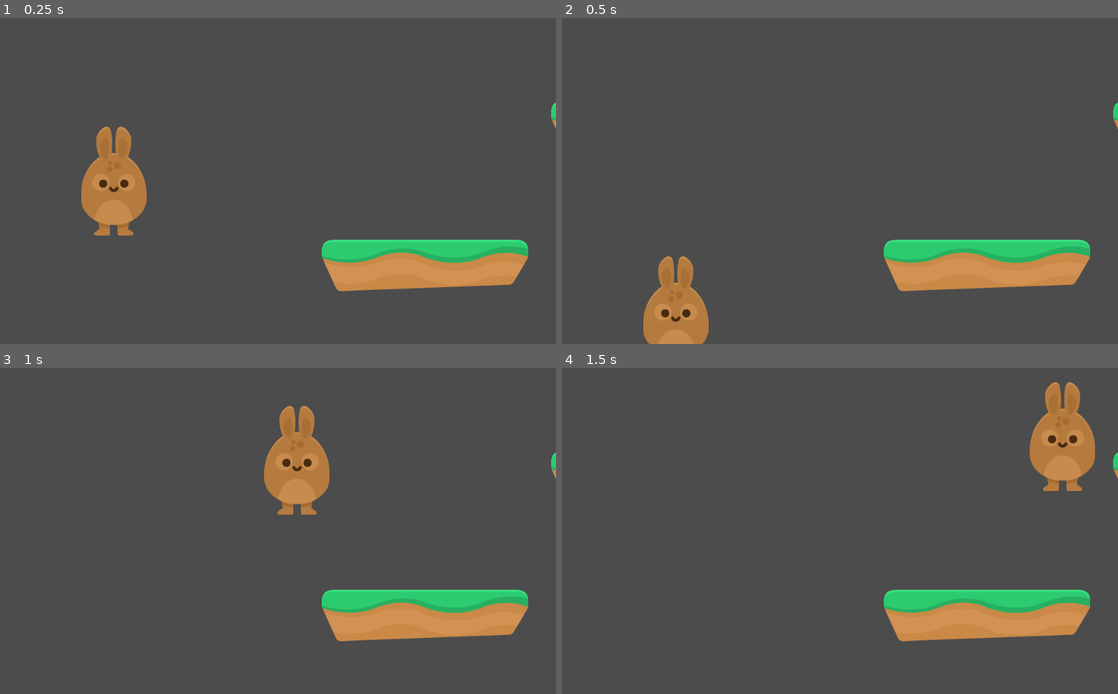
Above: before the commit, frames 1-4 (two rows, left to right).
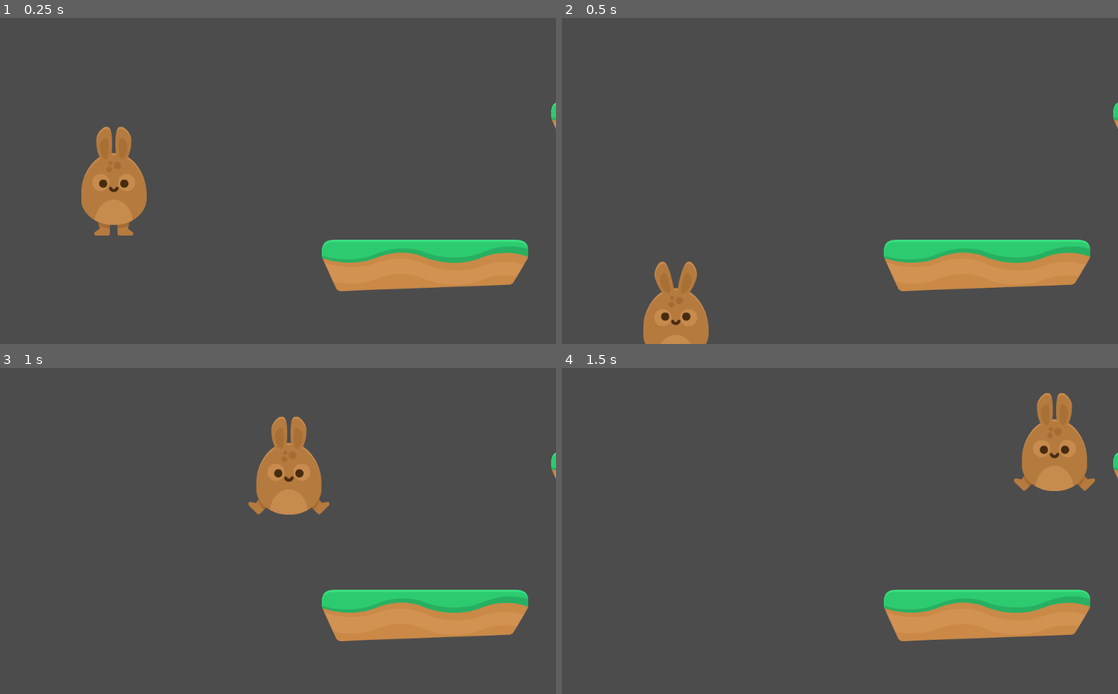
Above: after the commit, the same moments.

Repository: keyWorlds/hoppyDays
Game: Godot game, scene res://scenes/world.tscn
Same seed, same stepped clock (60 frames per second), same inputs: the game is played once before the commit and once after it. This scene is started directly instead of the project's main scene.
Inputs:
- Up to frame 1 (0.25 s): no input
- Up to frame 2 (0.5 s): no input
- Up to frame 3 (1 s): hold Right (right) from 0.53 s (still down); hold Up (up) from 0.53 s (still down)
- Up to frame 4 (1.5 s): keep holding Right (right); release Up (up) at 1.28 s; tap Up (up) at 1.35 s

Frame 1 is identical in both runs. In frame 2, 0.5% of the frame differs, in the area x 14-27%, y 72-100%; in frame 3, 1.6%; in frame 4, 1.6%, in the area x 81-96%, y 4-38%.
Error before the commit: Parse Error: The function signature doesn't match the parent. Parent signature is: "void update()". (res://Scripts/Animation.gd:3)
Error after the commit: Invalid call. Nonexistent function 'play' in base 'Nil'. (res://Scripts/Player.gd:42)

Commit message:
update v3.1

Diff:
--- a/project/Scripts/Animation.gd
+++ b/project/Scripts/Animation.gd
@@ -1,7 +1,6 @@
 extends AnimatedSprite
 
-func update(movement):
-
+func update_animatedSprite(movement):
 	# horizontal movement
 	if movement.x < 0:
 		flip_h = false
--- a/project/Scripts/Player.gd
+++ b/project/Scripts/Player.gd
@@ -24,9 +24,10 @@
 	fall(delta)
 	jump()
 	move_and_slide(movement, UP)
+	pass
 
 func update_animation(movement):
-	$AnimatedSprite.update(movement)
+	$AnimatedSprite.update_animatedSprite(movement)
 
 func run():
 	movement.x = 0
--- a/project/default_env.tres
+++ b/project/default_env.tres
@@ -1,100 +1,14 @@
 [gd_resource type="Environment" load_steps=2 format=2]
 
 [sub_resource type="ProceduralSky" id=1]
-
-radiance_size = 4
 sky_top_color = Color( 0.0470588, 0.454902, 0.976471, 1 )
 sky_horizon_color = Color( 0.556863, 0.823529, 0.909804, 1 )
 sky_curve = 0.25
-sky_energy = 1.0
 ground_bottom_color = Color( 0.101961, 0.145098, 0.188235, 1 )
 ground_horizon_color = Color( 0.482353, 0.788235, 0.952941, 1 )
 ground_curve = 0.01
-ground_energy = 1.0
-sun_color = Color( 1, 1, 1, 1 )
-sun_latitude = 35.0
-sun_longitude = 0.0
-sun_angle_min = 1.0
-sun_angle_max = 100.0
-sun_curve = 0.05
 sun_energy = 16.0
-texture_size = 2
 
 [resource]
-
 background_mode = 2
 background_sky = SubResource( 1 )
-background_sky_custom_fov = 0.0
-background_color = Color( 0, 0, 0, 1 )
-background_energy = 1.0
-background_canvas_max_layer = 0
-ambient_light_color = Color( 0, 0, 0, 1 )
-ambient_light_energy = 1.0
-ambient_light_sky_contribution = 1.0
-fog_enabled = false
-fog_color = Color( 0.5, 0.6, 0.7, 1 )
-fog_sun_color = Color( 1, 0.9, 0.7, 1 )
-fog_sun_amount = 0.0
-fog_depth_enabled = true
-fog_depth_begin = 10.0
-fog_depth_curve = 1.0
-fog_transmit_enabled = false
-fog_transmit_curve = 1.0
-fog_height_enabled = false
-fog_height_min = 0.0
-fog_height_max = 100.0
-fog_height_curve = 1.0
-tonemap_mode = 0
-tonemap_exposure = 1.0
-tonemap_white = 1.0
-auto_exposure_enabled = false
-auto_exposure_scale = 0.4
-auto_exposure_min_luma = 0.05
-auto_exposure_max_luma = 8.0
-auto_exposure_speed = 0.5
-ss_reflections_enabled = false
-ss_reflections_max_steps = 64
-ss_reflections_fade_in = 0.15
-ss_reflections_fade_out = 2.0
-ss_reflections_depth_tolerance = 0.2
-ss_reflections_roughness = true
-ssao_enabled = false
-ssao_radius = 1.0
-ssao_intensity = 1.0
-ssao_radius2 = 0.0
-ssao_intensity2 = 1.0
-ssao_bias = 0.01
-ssao_light_affect = 0.0
-ssao_color = Color( 0, 0, 0, 1 )
-ssao_quality = 0
-ssao_blur = 3
-ssao_edge_sharpness = 4.0
-dof_blur_far_enabled = false
-dof_blur_far_distance = 10.0
-dof_blur_far_transition = 5.0
-dof_blur_far_amount = 0.1
-dof_blur_far_quality = 1
-dof_blur_near_enabled = false
-dof_blur_near_distance = 2.0
-dof_blur_near_transition = 1.0
-dof_blur_near_amount = 0.1
-dof_blur_near_quality = 1
-glow_enabled = false
-glow_levels/1 = false
-glow_levels/2 = false
-glow_levels/3 = true
-glow_levels/4 = false
-glow_levels/5 = true
-glow_levels/6 = false
-glow_levels/7 = false
-glow_intensity = 0.8
-glow_strength = 1.0
-glow_bloom = 0.0
-glow_blend_mode = 2
-glow_hdr_threshold = 1.0
-glow_hdr_scale = 2.0
-glow_bicubic_upscale = false
-adjustment_enabled = false
-adjustment_brightness = 1.0
-adjustment_contrast = 1.0
-adjustment_saturation = 1.0
--- a/project/project.godot
+++ b/project/project.godot
@@ -6,7 +6,12 @@
 ;   [section] ; section goes between []
 ;   param=value ; assign values to parameters
 
-config_version=3
+config_version=4
+
+_global_script_classes=[  ]
+_global_script_class_icons={
+
+}
 
 [application]
 
@@ -25,12 +30,21 @@
 
 [input]
 
-up=[ Object(InputEventKey,"resource_local_to_scene":false,"resource_name":"","device":0,"alt":false,"shift":false,"control":false,"meta":false,"command":false,"pressed":false,"scancode":16777232,"unicode":0,"echo":false,"script":null)
+up={
+"deadzone": 0.5,
+"events": [ Object(InputEventKey,"resource_local_to_scene":false,"resource_name":"","device":0,"alt":false,"shift":false,"control":false,"meta":false,"command":false,"pressed":false,"scancode":16777232,"unicode":0,"echo":false,"script":null)
  ]
-left=[ Object(InputEventKey,"resource_local_to_scene":false,"resource_name":"","device":0,"alt":false,"shift":false,"control":false,"meta":false,"command":false,"pressed":false,"scancode":16777231,"unicode":0,"echo":false,"script":null)
+}
+left={
+"deadzone": 0.5,
+"events": [ Object(InputEventKey,"resource_local_to_scene":false,"resource_name":"","device":0,"alt":false,"shift":false,"control":false,"meta":false,"command":false,"pressed":false,"scancode":16777231,"unicode":0,"echo":false,"script":null)
  ]
-right=[ Object(InputEventKey,"resource_local_to_scene":false,"resource_name":"","device":0,"alt":false,"shift":false,"control":false,"meta":false,"command":false,"pressed":false,"scancode":16777233,"unicode":0,"echo":false,"script":null)
+}
+right={
+"deadzone": 0.5,
+"events": [ Object(InputEventKey,"resource_local_to_scene":false,"resource_name":"","device":0,"alt":false,"shift":false,"control":false,"meta":false,"command":false,"pressed":false,"scancode":16777233,"unicode":0,"echo":false,"script":null)
  ]
+}
 
 [layer_names]
 
--- a/project/scenes/Level1.tscn
+++ b/project/scenes/Level1.tscn
@@ -14,152 +14,94 @@
 [ext_resource path="res://Scripts/JumpSFX.gd" type="Script" id=12]
 [ext_resource path="res://Scenes/Portal.tscn" type="PackedScene" id=13]
 
-[node name="Level1" type="Node2D" index="0"]
-
+[node name="Level1" type="Node2D"]
 position = Vector2( 49.7422, 81.3964 )
 script = ExtResource( 1 )
-initial_life_points = 5
-coin_target = 3
 
-[node name="TileMap" type="TileMap" parent="." index="0"]
-
+[node name="TileMap" type="TileMap" parent="."]
 position = Vector2( -1.14441e-005, -3.8147e-005 )
-mode = 0
 tile_set = ExtResource( 2 )
-cell_size = Vector2( 64, 64 )
-cell_quadrant_size = 16
-cell_custom_transform = Transform2D( 1, 0, 0, 1, 0, 0 )
-cell_half_offset = 2
-cell_tile_origin = 0
-cell_y_sort = false
-cell_clip_uv = false
-collision_use_kinematic = false
-collision_friction = 1.0
-collision_bounce = 0.0
-collision_layer = 1
-collision_mask = 1
-occluder_light_mask = 1
 format = 1
 tile_data = PoolIntArray( 327695, 3, 0, 393217, 5, 0, 589832, 3, 0, 589847, 5, 0, 851998, 3, 0, 1114135, 5, 0, 1114168, 5, 0, 1179652, 5, 0, 1310770, 5, 0, 1441811, 5, 0, 1507338, 5, 0, 1703938, 3, 0, 1703986, 3, 0, 1900583, 3, 0, 1966092, 3, 0, 1966108, 5, 0, 2162707, 3, 0, 2162721, 5, 0 )
 
-[node name="Player" parent="." index="1" instance=ExtResource( 3 )]
-
+[node name="Player" parent="." instance=ExtResource( 3 )]
 position = Vector2( 187.857, 280.572 )
 
-[node name="Camera2D" parent="Player" index="2" instance=ExtResource( 4 )]
-
+[node name="Camera2D" parent="Player" instance=ExtResource( 4 )]
 position = Vector2( 4.98291, 32.8394 )
 limit_left = 0
 limit_bottom = 3000
 smoothing_enabled = true
-_sections_unfolded = [ "Limit", "Offset", "Smoothing" ]
 
-[node name="GUI" parent="Player/Camera2D" index="1" instance=ExtResource( 5 )]
+[node name="GUI" parent="Player/Camera2D" instance=ExtResource( 5 )]
 
-[node name="SpikesContainer" type="Node2D" parent="." index="2"]
+[node name="SpikesContainer" type="Node2D" parent="."]
 
-[node name="Spikes" parent="SpikesContainer" index="0" instance=ExtResource( 6 )]
-
+[node name="Spikes" parent="SpikesContainer" instance=ExtResource( 6 )]
 position = Vector2( 693.515, 548.258 )
 
-[node name="Spikes2" parent="SpikesContainer" index="1" instance=ExtResource( 6 )]
-
+[node name="Spikes2" parent="SpikesContainer" instance=ExtResource( 6 )]
 position = Vector2( 2173.19, 803.468 )
 
-[node name="Spikes3" parent="SpikesContainer" index="2" instance=ExtResource( 6 )]
-
+[node name="Spikes3" parent="SpikesContainer" instance=ExtResource( 6 )]
 position = Vector2( 1513.46, 2081.58 )
 
-[node name="Spikes4" parent="SpikesContainer" index="3" instance=ExtResource( 6 )]
-
+[node name="Spikes4" parent="SpikesContainer" instance=ExtResource( 6 )]
 position = Vector2( 208.911, 1635.86 )
 
-[node name="Coins" type="Node2D" parent="." index="3"]
+[node name="Coins" type="Node2D" parent="."]
 
-[node name="Coin" parent="Coins" index="0" instance=ExtResource( 7 )]
-
+[node name="Coin" parent="Coins" instance=ExtResource( 7 )]
 position = Vector2( 1208.3, 162.776 )
 
-[node name="Coin5" parent="Coins" index="1" instance=ExtResource( 7 )]
-
+[node name="Coin5" parent="Coins" instance=ExtResource( 7 )]
 position = Vector2( 1547.64, 499.649 )
 frame = 4
 
-[node name="Coin6" parent="Coins" index="2" instance=ExtResource( 7 )]
-
+[node name="Coin6" parent="Coins" instance=ExtResource( 7 )]
 position = Vector2( 360.8, 1061.47 )
 frame = 4
 
-[node name="Coin7" parent="Coins" index="3" instance=ExtResource( 7 )]
-
+[node name="Coin7" parent="Coins" instance=ExtResource( 7 )]
 position = Vector2( 1105.21, 106.377 )
 frame = 4
 
-[node name="Coin3" parent="Coins" index="4" instance=ExtResource( 7 )]
-
+[node name="Coin3" parent="Coins" instance=ExtResource( 7 )]
 position = Vector2( 2733.74, 1790.27 )
 frame = 4
 
-[node name="Coin4" parent="Coins" index="5" instance=ExtResource( 7 )]
-
+[node name="Coin4" parent="Coins" instance=ExtResource( 7 )]
 position = Vector2( 2607.39, 1775.83 )
 frame = 4
 
-[node name="Coin8" parent="Coins" index="6" instance=ExtResource( 7 )]
-
+[node name="Coin8" parent="Coins" instance=ExtResource( 7 )]
 position = Vector2( 2697.64, 1656.7 )
 frame = 4
 
-[node name="Coin9" parent="Coins" index="7" instance=ExtResource( 7 )]
-
+[node name="Coin9" parent="Coins" instance=ExtResource( 7 )]
 position = Vector2( 1042.65, 252.163 )
 frame = 3
 
-[node name="Coin10" parent="Coins" index="8" instance=ExtResource( 7 )]
-
+[node name="Coin10" parent="Coins" instance=ExtResource( 7 )]
 position = Vector2( 1300.03, 252.163 )
 
-[node name="Sounds" type="Node2D" parent="." index="4"]
-
+[node name="Sounds" type="Node2D" parent="."]
 editor/display_folded = true
 
-[node name="Music" type="AudioStreamPlayer2D" parent="Sounds" index="0"]
+[node name="Music" type="AudioStreamPlayer2D" parent="Sounds"]
+stream = ExtResource( 8 )
+autoplay = true
 
-stream = ExtResource( 8 )
-volume_db = 0.0
-pitch_scale = 1.0
-autoplay = true
-max_distance = 2000.0
-attenuation = 1.0
-bus = "Master"
-area_mask = 1
-
-[node name="HurtSFX" type="AudioStreamPlayer2D" parent="Sounds" index="1"]
-
+[node name="HurtSFX" type="AudioStreamPlayer2D" parent="Sounds"]
 stream = ExtResource( 9 )
 volume_db = -15.0
-pitch_scale = 1.0
-autoplay = false
-max_distance = 2000.0
-attenuation = 1.0
-bus = "Master"
-area_mask = 1
 script = ExtResource( 10 )
 
-[node name="JumpSFX" type="AudioStreamPlayer2D" parent="Sounds" index="2"]
-
+[node name="JumpSFX" type="AudioStreamPlayer2D" parent="Sounds"]
 stream = ExtResource( 11 )
-volume_db = 0.0
-pitch_scale = 1.0
-autoplay = false
-max_distance = 2000.0
-attenuation = 1.0
-bus = "Master"
-area_mask = 1
 script = ExtResource( 12 )
 
-[node name="Portal" parent="." index="5" instance=ExtResource( 13 )]
-
+[node name="Portal" parent="." instance=ExtResource( 13 )]
 position = Vector2( 3688.18, 942.916 )
 
 [connection signal="body_entered" from="Portal" to="." method="_on_Portal_body_entered"]
Not shown, changed: project/Assets/GFX/Background/bg_layer1.png.import
Not shown, changed: project/Assets/GFX/Background/bg_layer2.png.import
Not shown, changed: project/Assets/GFX/Background/bg_layer3.png.import
Not shown, changed: project/Assets/GFX/Background/bg_layer4.png.import
Not shown, changed: project/Assets/GFX/Enemies/cloud.png.import
Not shown, changed: project/Assets/GFX/Enemies/spikeMan_jump.png.import
Not shown, changed: project/Assets/GFX/Enemies/spikeMan_stand.png.import
Not shown, changed: project/Assets/GFX/Enemies/spikeMan_walk1.png.import
Not shown, changed: project/Assets/GFX/Enemies/spikeMan_walk2.png.import
Not shown, changed: project/Assets/GFX/Enemies/sun1.png.import
Not shown, changed: project/Assets/GFX/Enemies/sun2.png.import
Not shown, changed: project/Assets/GFX/Environment/ground_cake.png.import
(and 38 more such lines)
